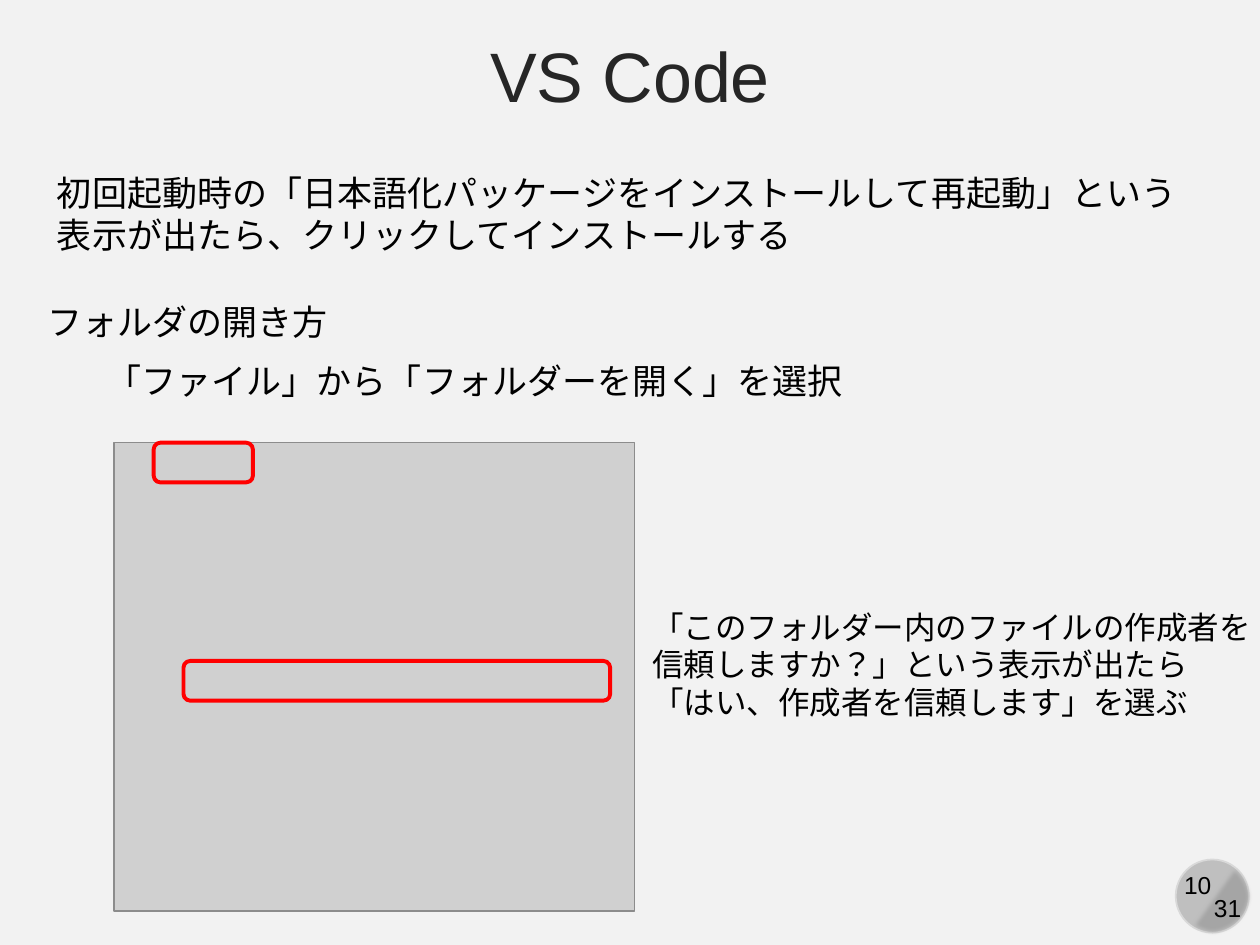
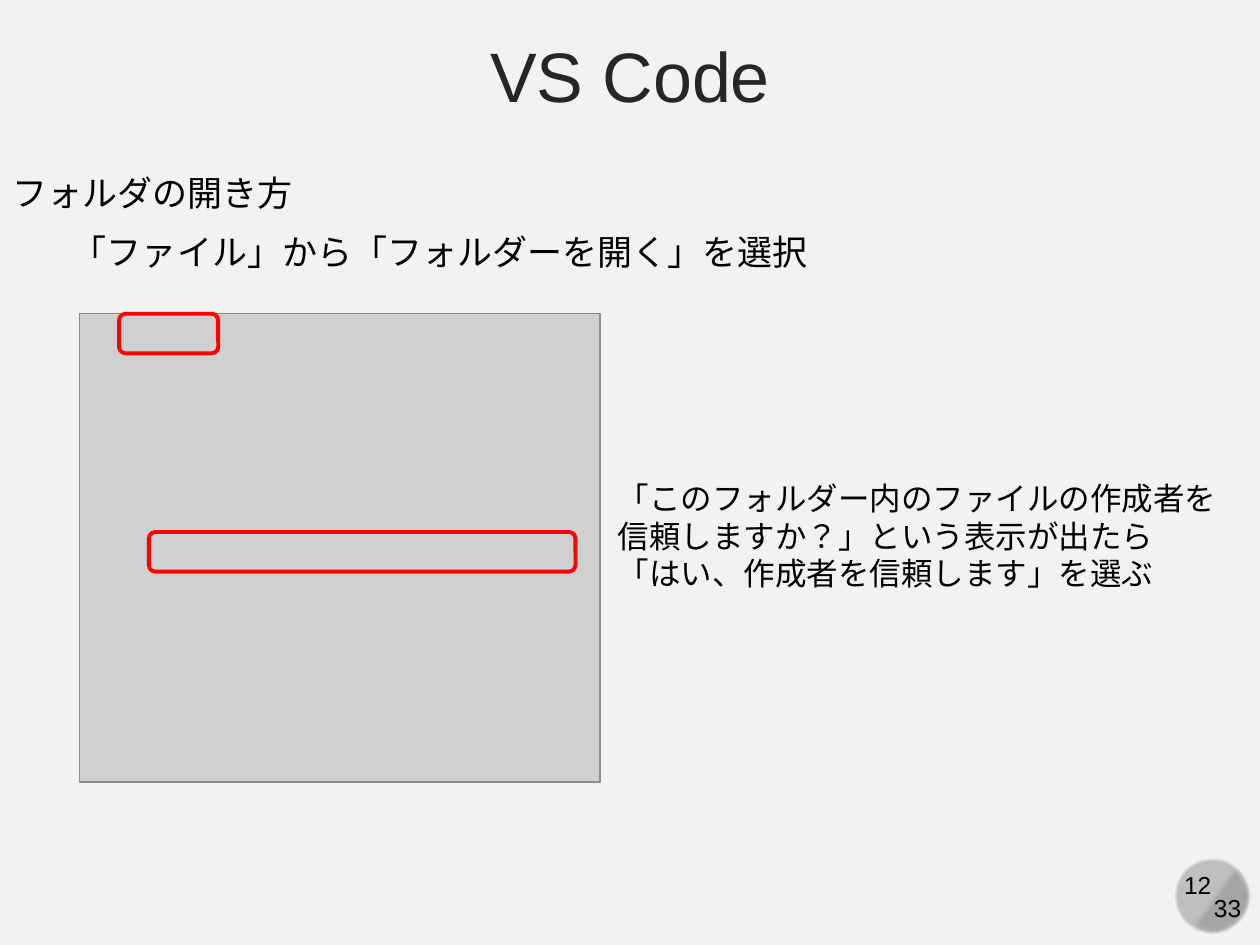
Before and after one commit to kaityo256/github, a slide deck: slide 12 of practice_basic/fig/slide.pptx (slide 10 before the commit). Drawn at 1260x945 pixels with LibreOffice and Linux fonts; fonts in the diff are those of the drawing; grey boxes stand for pictures. Boxes give left, top, right and bottom in pixels: in the first picture for what was removed or moved away, otherwise in the second. Text is boxed around its words. In the diff, an @@ line names an element or a change of style, - is before the commit and + after.

```diff
--- a/practice_basic/fig/slide.pptx
+++ b/practice_basic/fig/slide.pptx
@@ text removed at <box>57,176,1176,251</box> @@
-初回起動時の「日本語化パッケージをインストールして再起動」という
-表示が出たら、クリックしてインストールする
@@ 3 texts, 2 rounded rectangles, 1 picture: place and size @@
-3 texts, 2 rounded rectangles, 1 picture at <box>47,305,1250,911</box>
+3 texts, 2 rounded rectangles, 1 picture at <box>12,176,1216,782</box>
@@ page number at <box>1184,877,1211,894</box>: text changed @@
-10
+12
@@ text at <box>1214,900,1241,923</box>: text changed @@
-31
+33
```
Also in this commit, not shown: 30 other slides changed, 2 slides added.
